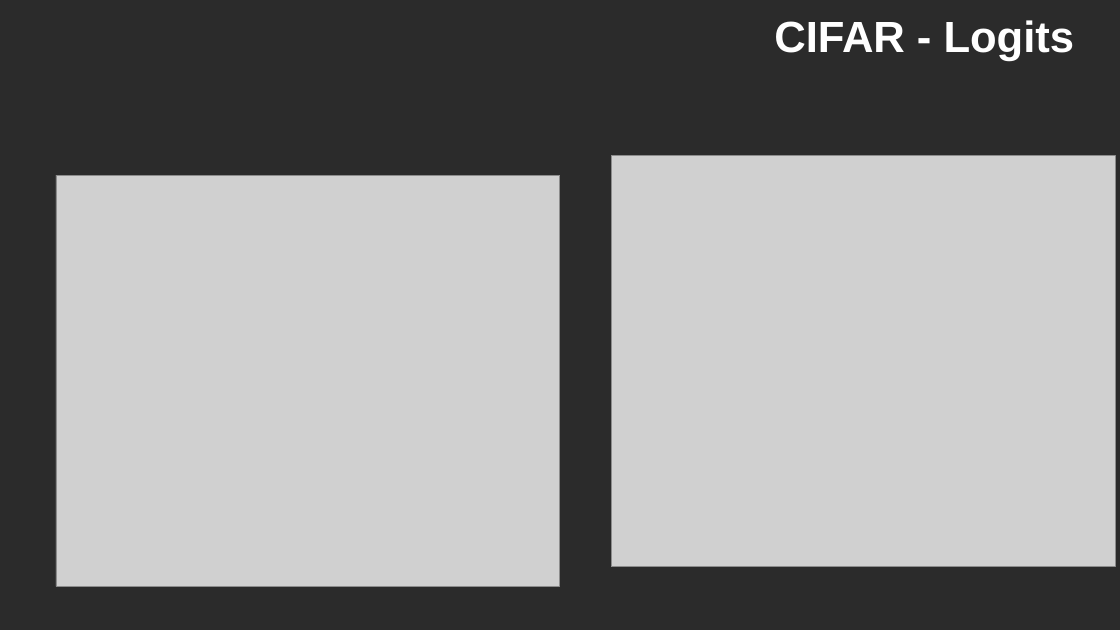
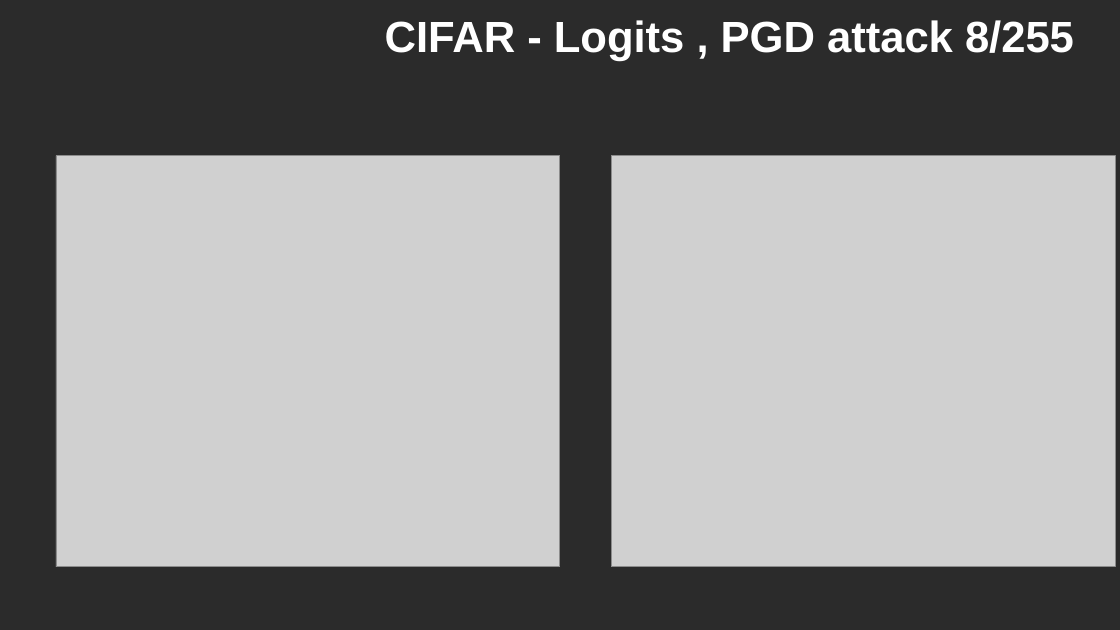
Before and after one commit to deryk96/TropicalNN, a slide deck: slide 8 of Topical Neural Networks Update - 02Nov23.pptx (slide 4 before the commit). Drawn at 1120x630 pixels with LibreOffice and Linux fonts; fonts in the diff are those of the drawing; grey boxes stand for pictures; background and template pictures are left out; a plain dark background stands for a picture behind light text. Boxes give left, top, right and bottom in pixels: in the first picture for what was removed or moved away, otherwise in the second. Text is boxed around its words. In the diff, an @@ line names an element or a change of style, - is before the commit and + after.

```diff
--- a/Topical Neural Networks Update - 02Nov23.pptx
+++ b/Topical Neural Networks Update - 02Nov23.pptx
@@ title at (x1=385, y1=20, x2=1074, y2=61): text changed @@
-CIFAR - Logits
+CIFAR - Logits , PGD attack 8/255
@@ picture moved from (x1=56, y1=176, x2=560, y2=587) to (x1=56, y1=155, x2=560, y2=567) @@
```
Also in this commit, not shown: 3 other slides changed, 5 slides added, 38 other files.
